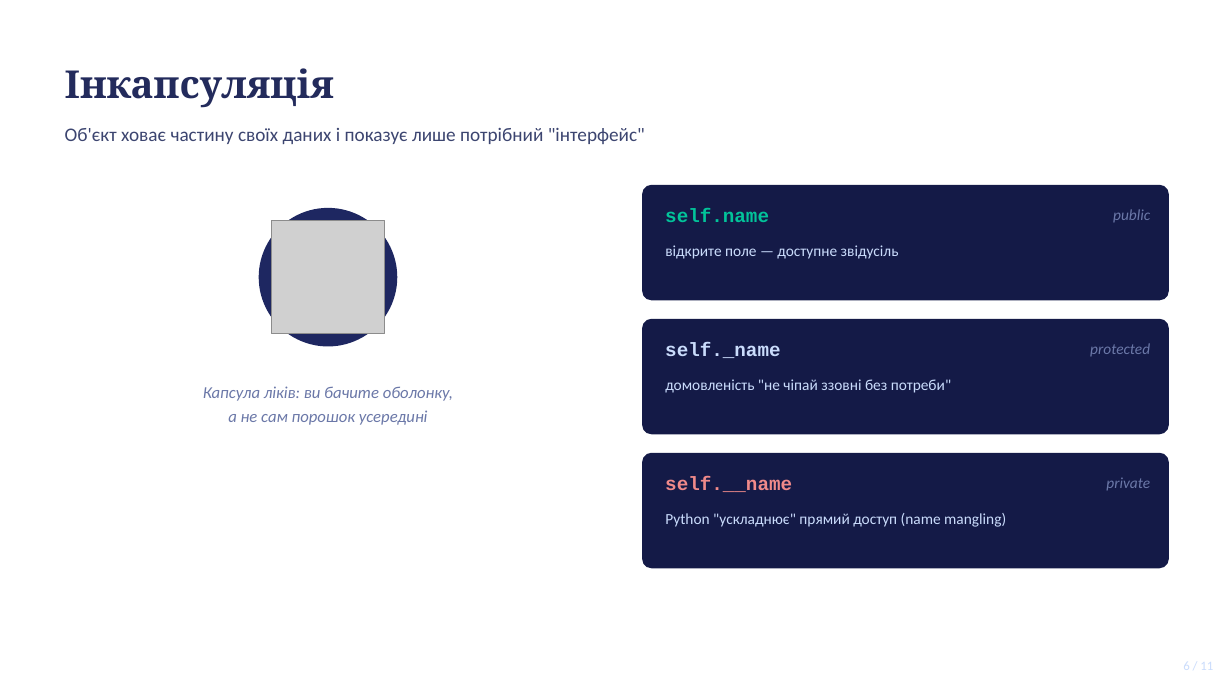
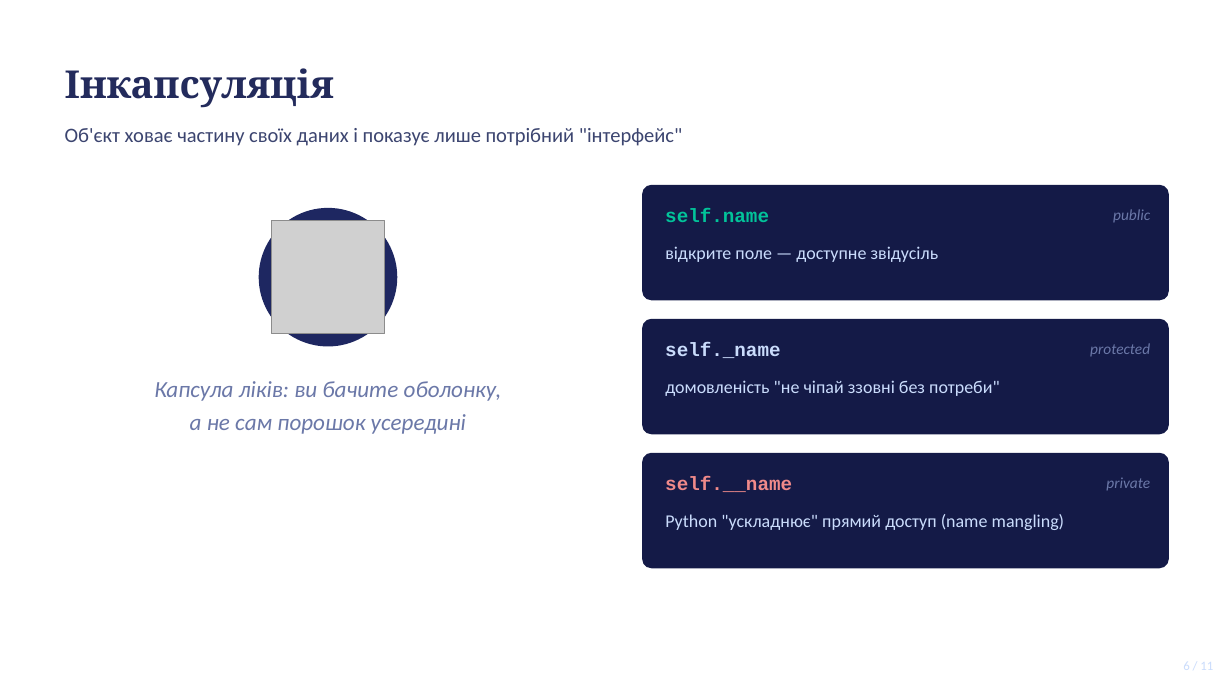
Before and after one commit to dmitriy-shtefan/python-course, a slide deck: slide 6 of заняття_21/OOP_2.pptx. Drawn at 1232x693 pixels with LibreOffice and Linux fonts; fonts in the diff are those of the drawing; grey boxes stand for pictures. Boxes give left, top, right and bottom in pixels: in the first picture for what was removed or moved away, otherwise in the second. Text is boxed around its words. In the diff, an @@ line names an element or a change of style, - is before the commit and + after.

```diff
--- a/заняття_21/OOP_2.pptx
+++ b/заняття_21/OOP_2.pptx
@@ text "Об'єкт ховає частину своїх даних ..." at (65,128,682,146): size 15 to 16 pt @@
@@ text "Капсула ліків: ви бачите оболонку," at (154,381,502,434): size 13 to 18 pt @@
@@ size 12 to 14 pt in 3 elements at (665,246,939,262), (665,380,1000,396), (665,514,1065,530) @@
```
Also in this commit, not shown: 7 other slides changed, 1 other file.
